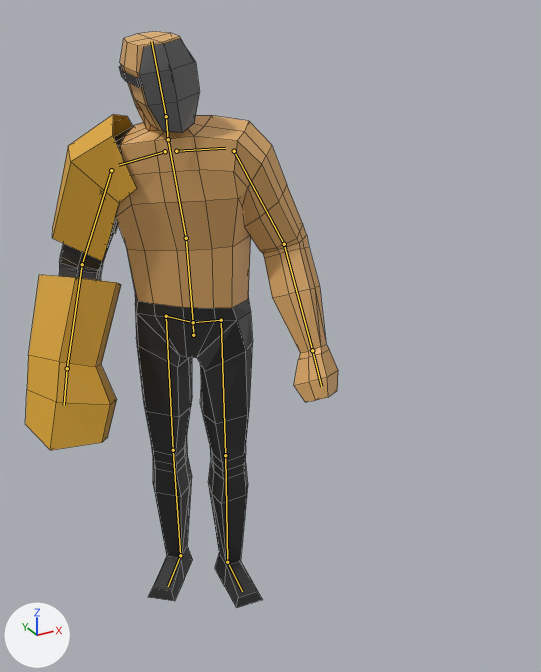
What one commit did to the Blender file meshes/enemies/cg2_factory/bruiser/technom_charger.blend.
Before and after are seen from a 50 mm camera at (-0.754, -1.796, 1.703) aimed at (0.106, -0.232, 0.922). Arrows for +X, +Y and +Z are at lower left; the lights stay in place. Both versions are drawn at frame 1 of the action 'attack'; the numbers are the values there. The bones that bend it are drawn over the model as lines. Mesh edges are drawn as thin lines.

The first picture shows 'Character', 'Character.001', 'Character.002'.
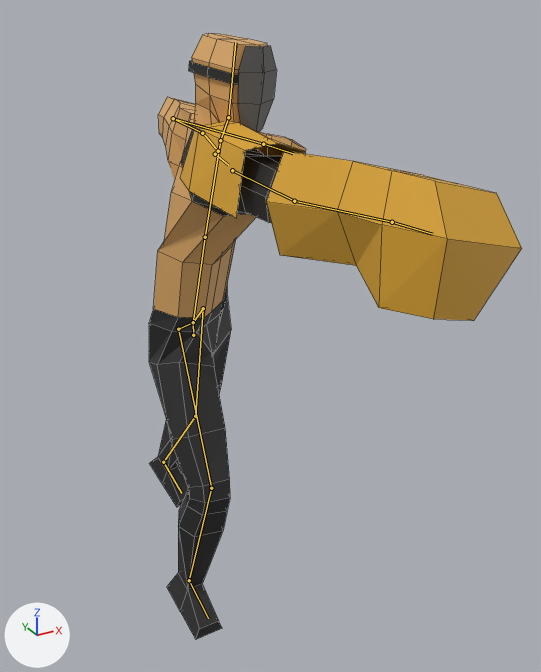
Patch to the scene script:
```diff
--- a/meshes/enemies/cg2_factory/bruiser/technom_charger.blend.py
+++ b/meshes/enemies/cg2_factory/bruiser/technom_charger.blend.py
@@ bone_hip @@
 bone_hip = bpy.data.objects['metarig'].pose.bones['hip']
-bone_hip.rotation_quaternion = (0.94, 0.0, -0.342, 0.0)  # degrees (0, -40, 0)
+bone_hip.rotation_quaternion = (0.934, 0.0, 0.357, 0.0)  # degrees (0, 42, 0)
@@ bone_spine @@
 bone_spine = bpy.data.objects['metarig'].pose.bones['spine']  # child of 'hip'
-bone_spine.rotation_quaternion = (0.999, 0.044, 0.0, 0.0)  # degrees (5, 0, 0)
+bone_spine.rotation_quaternion = (0.994, 0.078, 0.081, -0.006)  # degrees (9, 9, 0)
@@ bone_shoulder_l @@
 bone_shoulder_l = bpy.data.objects['metarig'].pose.bones['shoulder.L']  # child of 'spine.001'
 bone_shoulder_l.rotation_mode = 'YXZ'
-bone_shoulder_l.rotation_euler = (0.0, 0.0, 0.0)  # degrees (0, 0, 0)
+bone_shoulder_l.rotation_euler = (0.0, 0.0, 0.559)  # degrees (0, 0, 32)
@@ bone_upper_arm_l @@
 bone_upper_arm_l = bpy.data.objects['metarig'].pose.bones['upper_arm.L']  # child of 'shoulder.L'
-bone_upper_arm_l.rotation_quaternion = (0.964, -0.04, 0.049, -0.26)  # degrees (-6, 4, -30)
+bone_upper_arm_l.rotation_quaternion = (0.964, -0.01, 0.062, 0.257)  # degrees (1, 7, 30)
@@ bone_forearm_l @@
 bone_forearm_l = bpy.data.objects['metarig'].pose.bones['forearm.L']  # child of 'upper_arm.L'
-bone_forearm_l.rotation_quaternion = (0.966, 0.259, 0.0, 0.0)  # degrees (30, 0, 0)
+bone_forearm_l.rotation_quaternion = (0.647, 0.762, 0.0, 0.0)  # degrees (99, 0, 0)
@@ bone_shoulder_r @@
 bone_shoulder_r = bpy.data.objects['metarig'].pose.bones['shoulder.R']  # child of 'spine.001'
 bone_shoulder_r.rotation_mode = 'YXZ'
-bone_shoulder_r.rotation_euler = (-0.175, 0.0, 0.175)  # degrees (-10, 0, 10)
+bone_shoulder_r.rotation_euler = (0.157, -0.175, 0.524)  # degrees (9, -10, 30)
@@ bone_upper_arm_r @@
 bone_upper_arm_r = bpy.data.objects['metarig'].pose.bones['upper_arm.R']  # child of 'shoulder.R'
-bone_upper_arm_r.rotation_quaternion = (0.996, -0.006, -0.001, 0.087)  # degrees (-1, 0, 10)
+bone_upper_arm_r.rotation_quaternion = (0.923, 0.121, 0.086, -0.355)  # degrees (10, 14, -41)
@@ bone_forearm_r @@
 bone_forearm_r = bpy.data.objects['metarig'].pose.bones['forearm.R']  # child of 'upper_arm.R'
-bone_forearm_r.rotation_quaternion = (0.953, 0.279, 0.037, 0.113)  # degrees (33, 0, 14)
+bone_forearm_r.rotation_quaternion = (0.995, 0.037, -0.076, -0.061)  # degrees (5, -8, -7)
@@ bone_neck @@
 bone_neck = bpy.data.objects['metarig'].pose.bones['neck']  # child of 'spine.001'
-bone_neck.rotation_quaternion = (0.94, 0.0, 0.326, -0.105)  # degrees (-5, 38, -14)
+bone_neck.rotation_quaternion = (0.966, -0.059, -0.24, 0.072)  # degrees (-10, -27, 11)
@@ bone_thigh_l @@
 bone_thigh_l = bpy.data.objects['metarig'].pose.bones['thigh.L']  # child of 'hip'
-bone_thigh_l.rotation_quaternion = (0.954, 0.0, -0.301, -0.006)  # degrees (0, -35, -1)
+bone_thigh_l.rotation_quaternion = (0.865, 0.115, 0.225, -0.066)  # degrees (14, 30, -5)
@@ bone_shin_l @@
 bone_shin_l = bpy.data.objects['metarig'].pose.bones['shin.L']  # child of 'thigh.L'
-bone_shin_l.rotation_quaternion = (1.0, 0.0, 0.0, 0.0)  # degrees (0, 0, 0)
+bone_shin_l.rotation_quaternion = (0.982, 0.187, 0.0, 0.0)  # degrees (22, 0, 0)
@@ bone_thigh_r @@
 bone_thigh_r = bpy.data.objects['metarig'].pose.bones['thigh.R']  # child of 'hip'
-bone_thigh_r.rotation_quaternion = (1.0, 0.0, 0.0, 0.0)  # degrees (0, 0, 0)
+bone_thigh_r.rotation_quaternion = (0.925, -0.203, 0.303, 0.107)  # degrees (-23, 37, 5)
@@ bone_shin_r @@
 bone_shin_r = bpy.data.objects['metarig'].pose.bones['shin.R']  # child of 'thigh.R'
-bone_shin_r.rotation_quaternion = (1.0, 0.0, 0.0, 0.0)  # degrees (0, 0, 0)
+bone_shin_r.rotation_quaternion = (0.937, 0.35, 0.0, 0.0)  # degrees (41, 0, 0)
```

Changed parts and their boxes [x1, y1, x2, y2] in the pictures (541 x 672 px):
'Character', posed: before [59, 31, 338, 608]; after [149, 33, 306, 640]
'Character.001', posed (165% wider): before [25, 275, 121, 450]; after [266, 151, 522, 321]
'Character.002', posed: before [52, 114, 137, 261]; after [180, 121, 305, 218]
bone 'spine', root to tip: before (193, 322) to (186, 238); after (193, 322) to (205, 237)
bone 'shoulder.L', root to tip: before (176, 151) to (225, 148); after (218, 151) to (203, 133)
bone 'upper_arm.L', root to tip: before (234, 151) to (284, 244); after (202, 133) to (173, 118)
bone 'forearm.L', root to tip: before (284, 244) to (312, 350); after (173, 118) to (263, 144)
bone 'shoulder.R', root to tip: before (165, 151) to (118, 165); after (215, 154) to (228, 165)
bone 'upper_arm.R', root to tip: before (111, 170) to (82, 264); after (232, 170) to (294, 201)
bone 'forearm.R', root to tip: before (82, 264) to (67, 368); after (294, 201) to (392, 222)
bone 'neck', root to tip: before (168, 139) to (166, 116); after (220, 140) to (228, 117)
bone 'thigh.L', root to tip: before (221, 320) to (225, 455); after (203, 308) to (195, 416)
bone 'shin.L', root to tip: before (225, 455) to (227, 562); after (195, 416) to (163, 462)
bone 'thigh.R', root to tip: before (166, 316) to (173, 450); after (178, 329) to (211, 488)
bone 'shin.R', root to tip: before (173, 450) to (180, 555); after (211, 488) to (189, 580)
